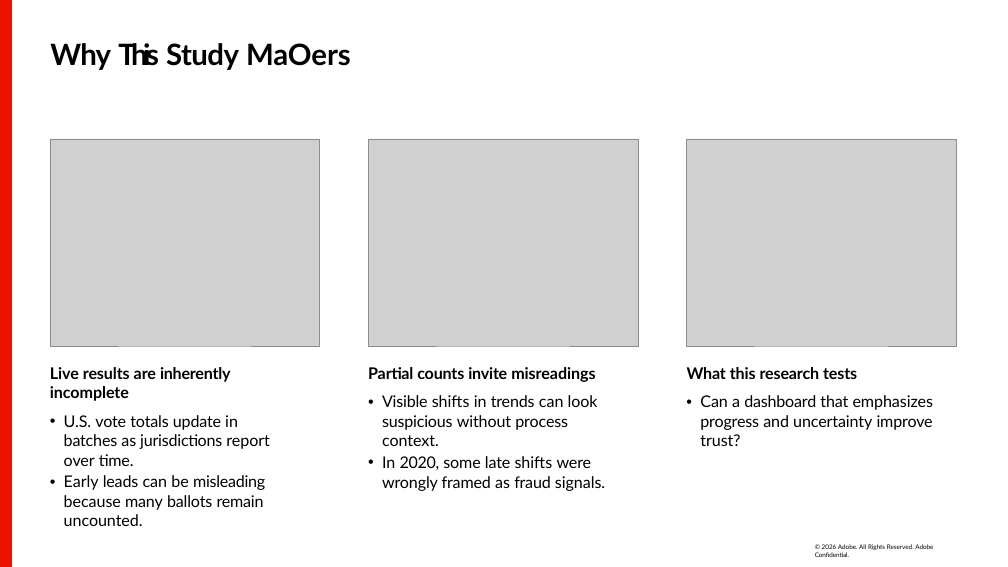
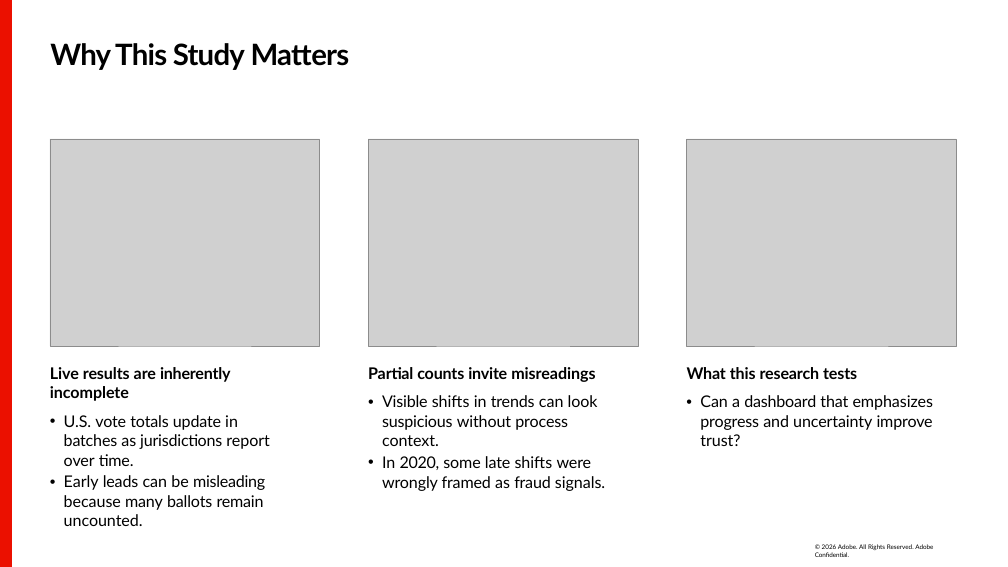
Before and after one commit to mandicai/rehearsal_mvp_kg, a slide deck: slide 4 of presentation-examples/election/Designing Election Dashboards Trust.pptx. Drawn at 1008x567 pixels with LibreOffice and Linux fonts; fonts in the diff are those of the drawing; grey boxes stand for pictures; background and template pictures are left out. Boxes give left, top, right and bottom in pixels: in the first picture for what was removed or moved away, otherwise in the second. Text is boxed around its words. In the diff, an @@ line names an element or a change of style, - is before the commit and + after.

```diff
--- a/presentation-examples/election/Designing Election Dashboards Trust.pptx
+++ b/presentation-examples/election/Designing Election Dashboards Trust.pptx
@@ title at [50,43,350,70]: text changed @@
-Why This Study MaOers
+Why This Study Matters
```
Also in this commit, not shown: 13 other slides changed, 13 other files.
